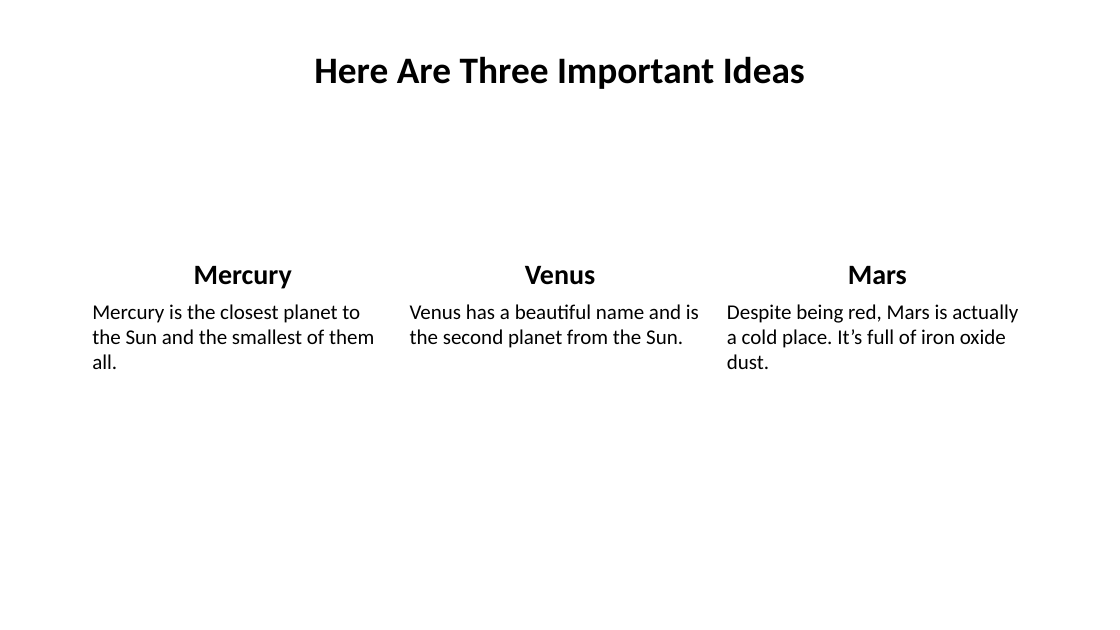
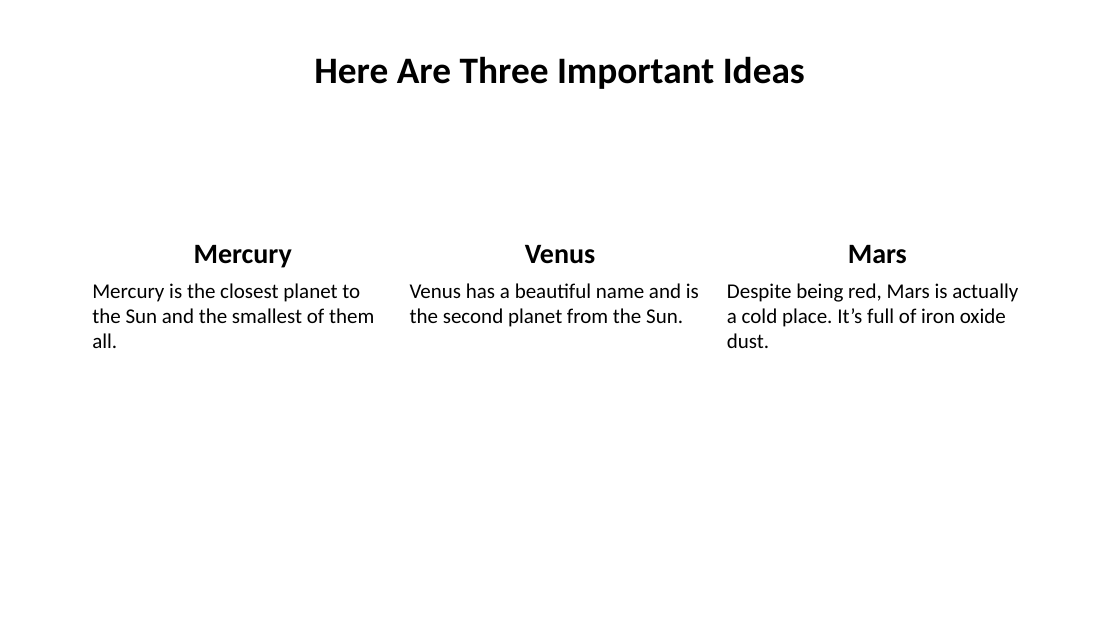
Before and after one commit to zacharylyj/auto_pptx, a slide deck: slide 12 of my_presentation.pptx. Drawn at 1120x630 pixels with LibreOffice and Linux fonts; fonts in the diff are those of the drawing. Boxes give left, top, right and bottom in pixels: in the first picture for what was removed or moved away, otherwise in the second. Text is boxed around its words. In the diff, an @@ line names an element or a change of style, - is before the commit and + after.

```diff
--- a/my_presentation.pptx
+++ b/my_presentation.pptx
@@ 6 texts: place and size @@
-6 texts at bbox=[92, 266, 1018, 369]
+6 texts at bbox=[92, 245, 1018, 348]
```
Also in this commit, not shown: 1 other slide changed, 1 slide added, 1 other file.
